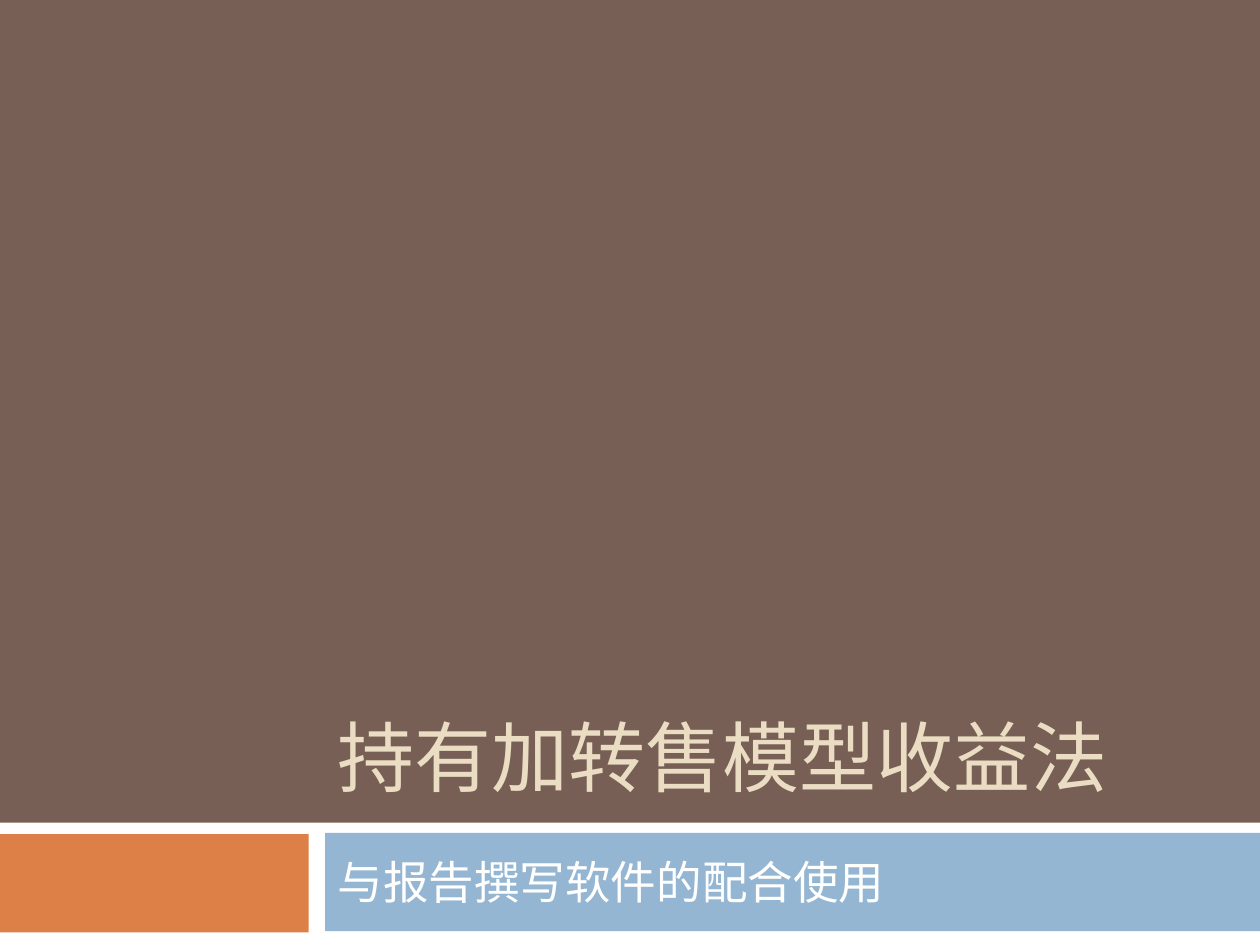
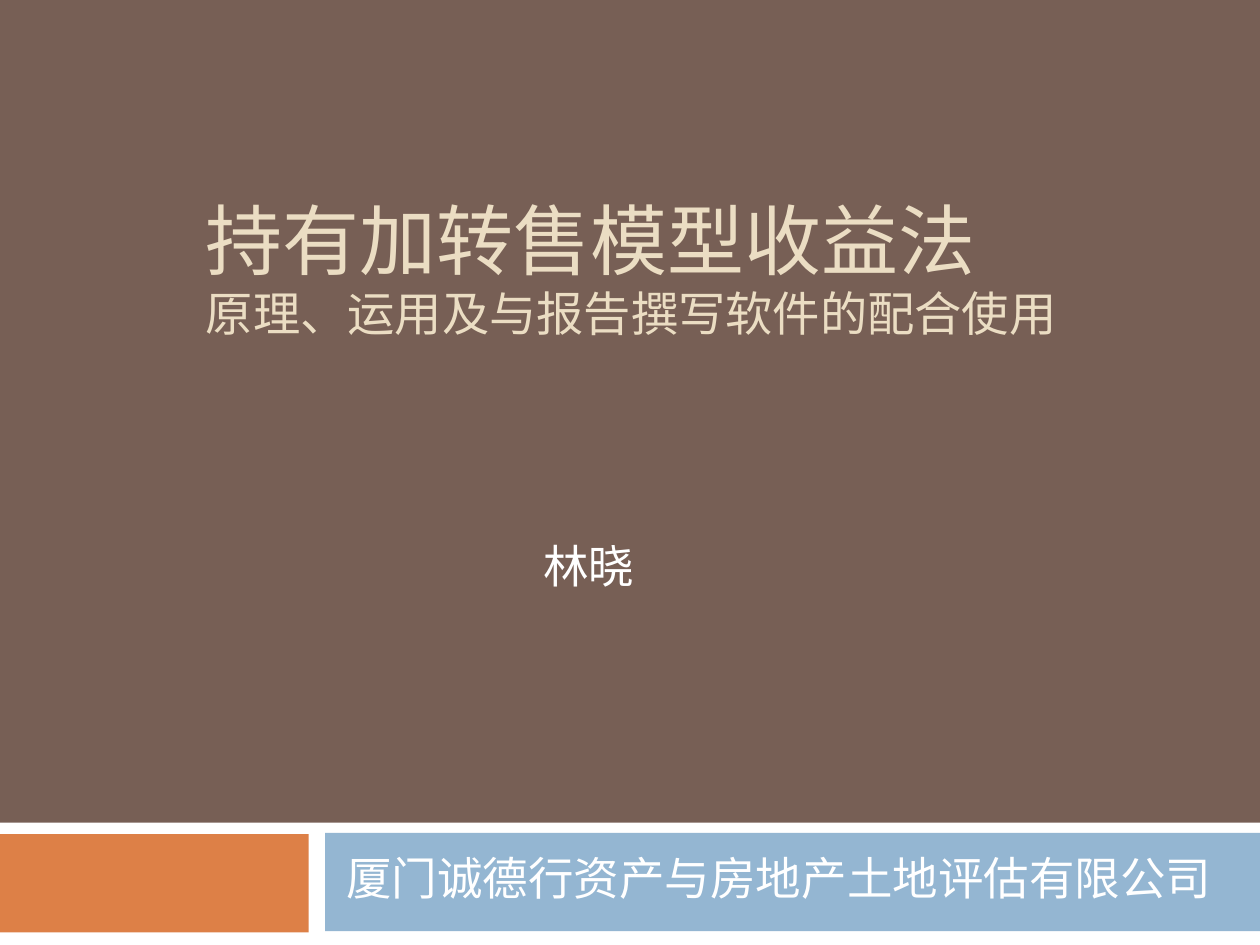
Before and after one commit to VinceLim68/cdh_works, a slide deck: slide 1 of 报告模板设计/持有加转售模型收.pptx. Drawn at 1260x945 pixels with LibreOffice and Linux fonts; fonts in the diff are those of the drawing. Boxes give left, top, right and bottom in pixels: in the first picture for what was removed or moved away, otherwise in the second. Text is boxed around its words. In the diff, an @@ line names an element or a change of style, - is before the commit and + after.

```diff
--- a/报告模板设计/持有加转售模型收.pptx
+++ b/报告模板设计/持有加转售模型收.pptx
@@ title at [206, 204, 1057, 335]: text changed; size 44 to 27 pt @@
-持有加转售模型收益法
+持有加转售模型收益法
+原理、运用及与报告撰写软件的配合使用
@@ text added at [543, 544, 634, 587], 26 pt, text #FFFFFF @@
+林晓
@@ subtitle at [346, 857, 1211, 899]: text changed @@
-与报告撰写软件的配合使用
+厦门诚德行资产与房地产土地评估有限公司
```
Also in this commit, not shown: 1 other slide changed, 5 other files.
